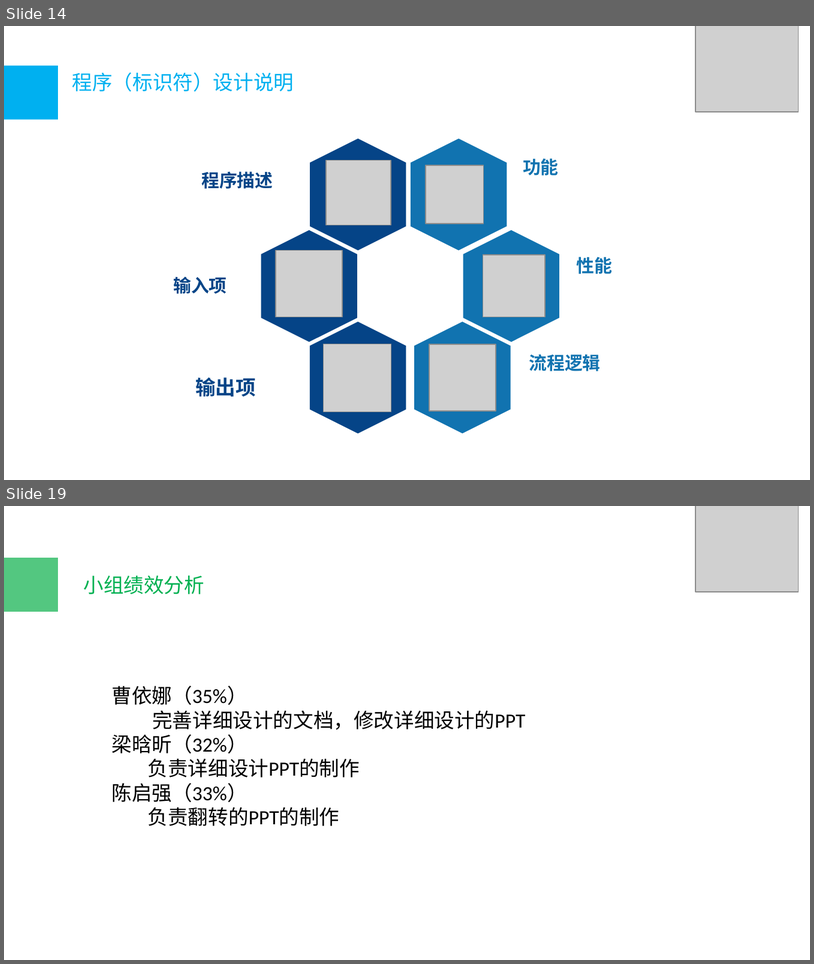
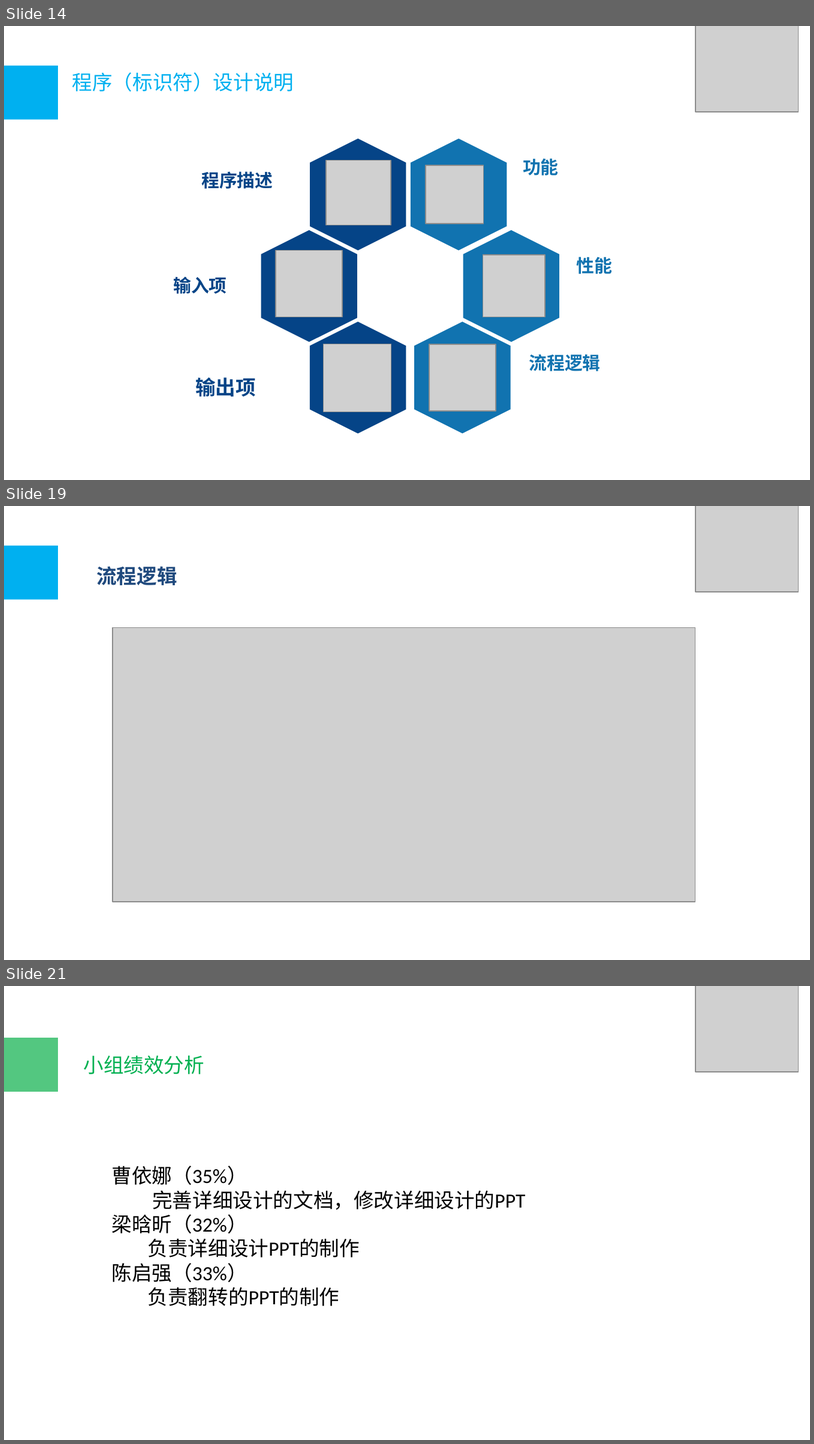
Before and after one commit to LEMONccccc/software, a slide deck: 详细设计.pptx. Shown one above the other, each under a label of ours: slides 14 and 19 before the commit, slides 14, 19 and 21 after it; the slides between them are not shown. The pictures are 814x964 and 814x1444 pixels, drawn with LibreOffice and Linux fonts; fonts in the diff are those of the drawing; grey boxes stand for pictures; background and template pictures are left out. Boxes give left, top, right and bottom in pixels: in the first picture for what was removed or moved away, otherwise in the second. Text is boxed around its words. In the diff, an @@ line names an element or a change of style, - is before the commit and + after.

```diff
--- a/详细设计.pptx
+++ b/详细设计.pptx
@@ slide 19 added at [4, 506, 810, 960], background picture (left out) @@
@@ picture added at [696, 506, 799, 592] @@
@@ rectangle added at [4, 546, 58, 600], fill #00B0F0 @@
@@ text added at [96, 566, 177, 585], 18 pt, text #1F497D, bold @@
+流程逻辑
@@ picture added at [113, 628, 696, 902] @@
@@ what was slide 19 is now slide 21 @@
```
Also in this commit, not shown: 8 slides changed, 1 other slide added.
